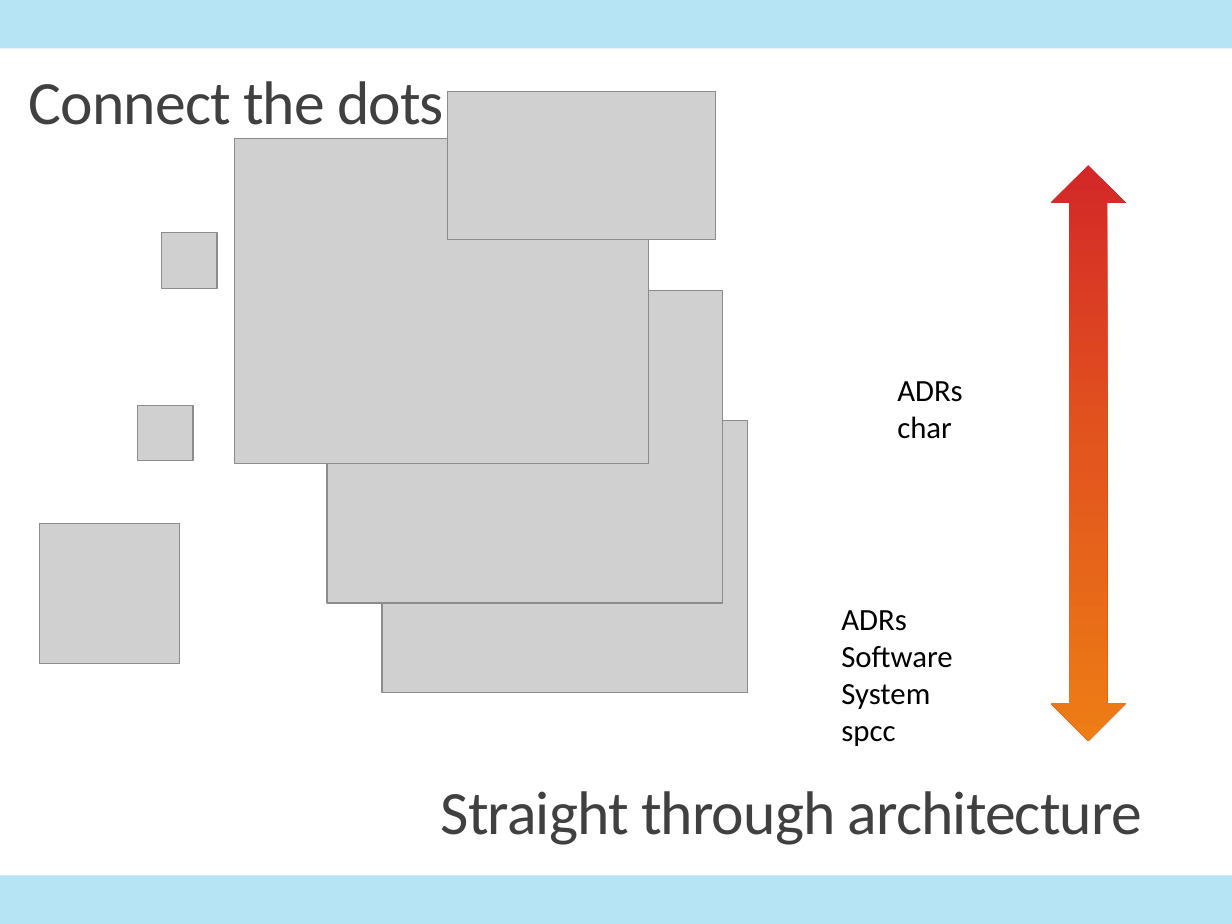
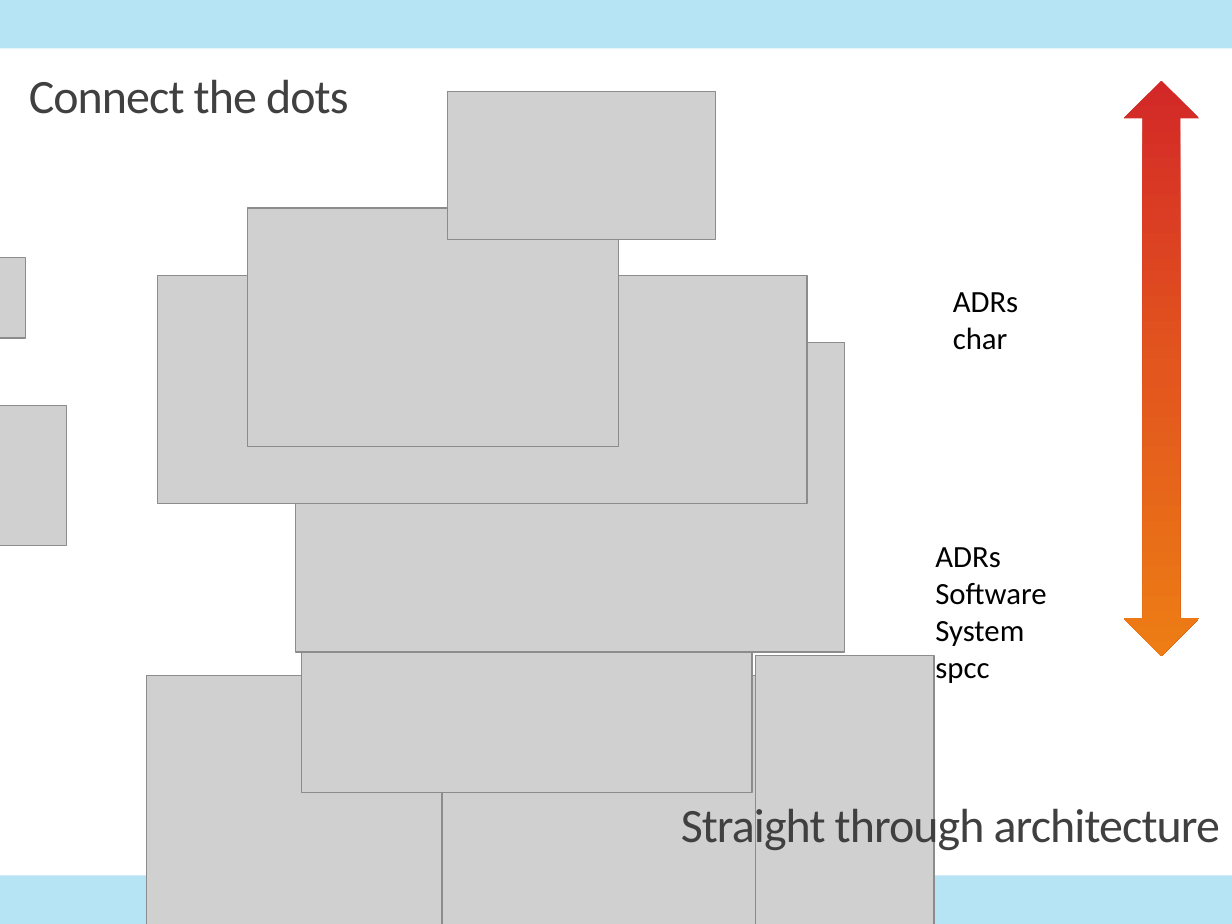
Before and after one commit to ITDependsQ42022/Hey-Blue, a slide deck: slide 3 of HeyBlue.pptx (slide 4 before the commit). Drawn at 1232x924 pixels with LibreOffice and Linux fonts; fonts in the diff are those of the drawing; grey boxes stand for pictures; background and template pictures are left out. Boxes give left, top, right and bottom in pixels: in the first picture for what was removed or moved away, otherwise in the second. Text is boxed around its words. In the diff, an @@ line names an element or a change of style, - is before the commit and + after.

Commit message:
Straight through architecture, pulling it all together

```diff
--- a/HeyBlue.pptx
+++ b/HeyBlue.pptx
@@ title "Connect the dots" at bbox=[29, 79, 348, 114]: size 36 to 28 pt @@
@@ up down arrow: place and size @@
-up down arrow at bbox=[1051, 165, 1126, 740]
+up down arrow at bbox=[1124, 80, 1199, 655]
@@ picture: place and size @@
-picture at bbox=[234, 139, 648, 464]
+picture at bbox=[248, 208, 618, 446]
@@ picture: place and size @@
-picture at bbox=[161, 233, 217, 288]
+picture at bbox=[0, 257, 26, 338]
@@ picture added at bbox=[158, 275, 807, 503] @@
@@ text "ADRs": place and size @@
-text "ADRs" at bbox=[897, 381, 962, 439]
+text "ADRs" at bbox=[953, 292, 1018, 350]
@@ picture: place and size @@
-picture at bbox=[326, 291, 722, 604]
+picture at bbox=[296, 342, 844, 652]
@@ picture: place and size @@
-picture at bbox=[39, 524, 180, 664]
+picture at bbox=[0, 405, 67, 546]
@@ picture removed at bbox=[138, 405, 193, 461] @@
@@ picture: place and size @@
-picture at bbox=[382, 420, 748, 692]
+picture at bbox=[302, 431, 753, 793]
@@ text "ADRs": place and size @@
-text "ADRs" at bbox=[841, 610, 952, 746]
+text "ADRs" at bbox=[935, 547, 1046, 683]
@@ picture added at bbox=[755, 655, 934, 924] @@
@@ picture added at bbox=[147, 675, 457, 924] @@
@@ picture added at bbox=[442, 675, 755, 924] @@
@@ text "Straight through architecture" at bbox=[681, 802, 1220, 854]: size 36 to 28 pt @@
@@ text "Straight through architecture": place and size @@
-text "Straight through architecture" at bbox=[441, 791, 1142, 845]
+text "Straight through architecture" at bbox=[681, 802, 1220, 854]
```
Also in this commit, not shown: 1 other slide changed, 2 slides added, 5 slides removed, 11 other files.
